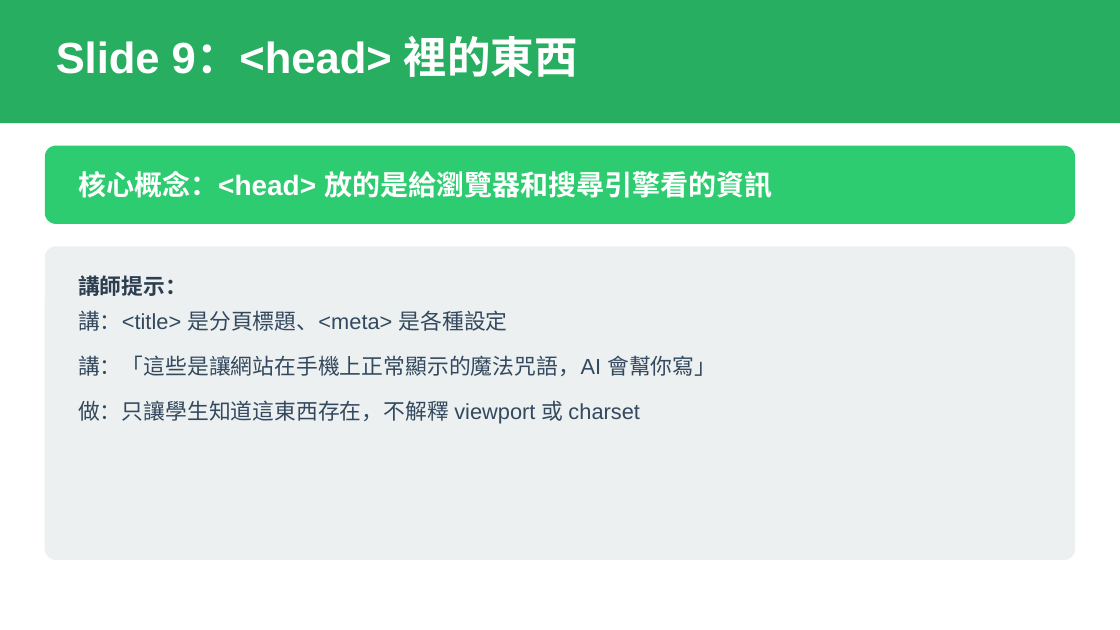
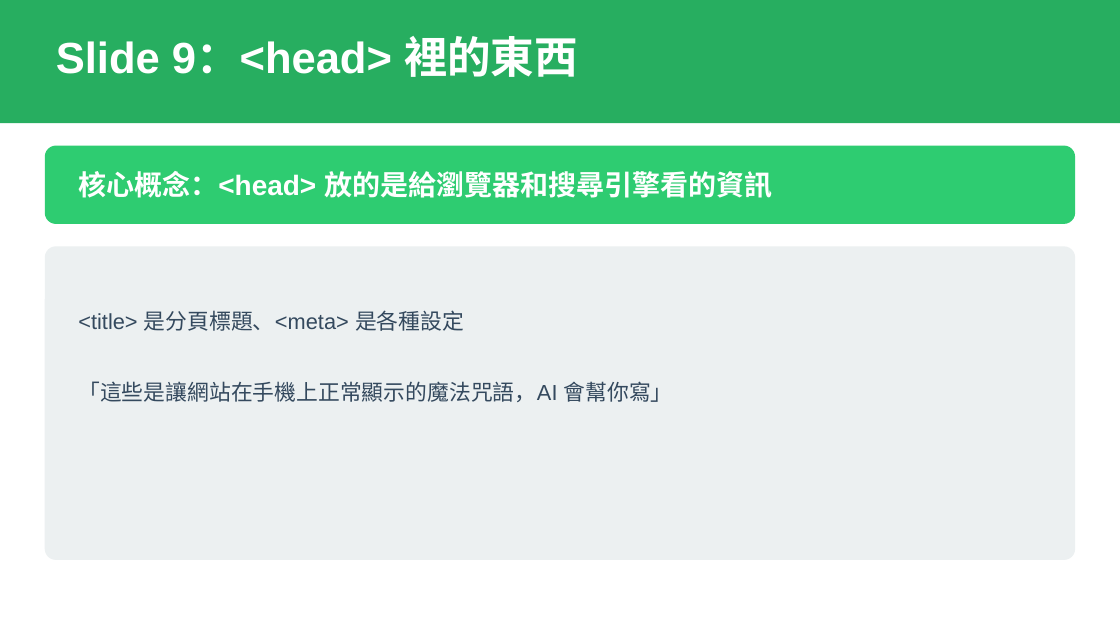
Before and after one commit to jonesandjay123/VibeCoding_Workshop, a slide deck: slide 10 of VibeCoding_TrainingDeck.pptx. Drawn at 1120x630 pixels with LibreOffice and Linux fonts; fonts in the diff are those of the drawing. Boxes give left, top, right and bottom in pixels: in the first picture for what was removed or moved away, otherwise in the second. Text is boxed around its words. In the diff, an @@ line names an element or a change of style, - is before the commit and + after.

```diff
--- a/VibeCoding_TrainingDeck.pptx
+++ b/VibeCoding_TrainingDeck.pptx
@@ text removed at [78,275,187,296] @@
-講師提示：
@@ text at [78,310,673,402]: text changed @@
-講：<title> 是分頁標題、<meta> 是各種設定
-講：「這些是讓網站在手機上正常顯示的魔法咒語，AI 會幫你寫」
-做：只讓學生知道這東西存在，不解釋 viewport 或 charset
+<title> 是分頁標題、<meta> 是各種設定
+「這些是讓網站在手機上正常顯示的魔法咒語，AI 會幫你寫」
```
Also in this commit, not shown: 23 other slides changed, 1 slide added, 1 slide removed, 43 other files.
